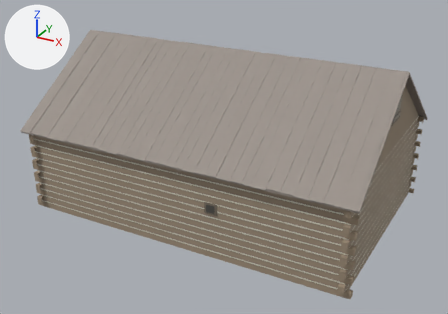
Before and after pictures for a commit that changed the glTF model chicago/4d/assets/web/fort_dearborn_big_barn__barn_1830.glb.
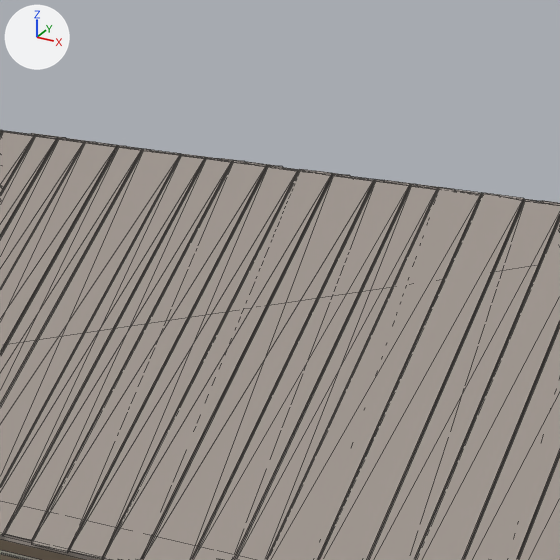
There are two pictures of each version: one whole from a 50 mm lens placed at (19.49, -18.16, 13.54), pointed at (7.36, 3.89, 2.52), one close up on the part from 38% to 78% of the width and 0% to 56% of the height. The lights are fixed; the arrows at upper left show +X, +Y and +Z. The older version's two pictures come first. The close-ups show mesh edges as thin lines. Where no turn or scale is listed for an object, it has been applied to the vertices. Vertices at exactly the same position are counted once.

In view in the first close-up: 'fort_dearborn_big_barn__barn_1830'.
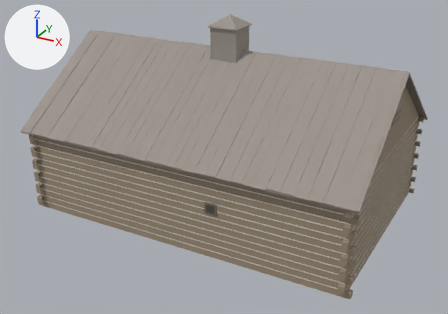
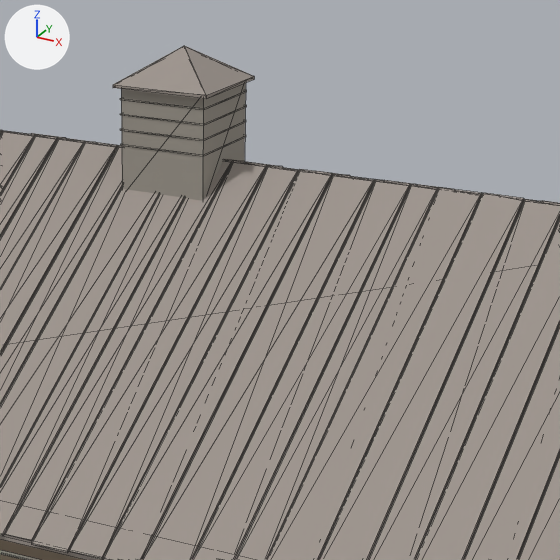
Where the newer file only moved an object's origin or applied its transform, the numbers keep the older frame.

Pixel boxes [x1, y1, x2, y2] of what changed, in the close-ups (560 x 560 px):
'fort_dearborn_big_barn__barn_1830', reshaped: before [0, 130, 560, 560]; after [0, 46, 560, 560]
part 1 of me_fort_dearborn_big_barn__barn_1830, added: after [113, 46, 254, 201]

The change, as a diff of the scene's bpy script:
```diff
--- a/chicago/4d/assets/web/fort_dearborn_big_barn__barn_1830.glb.py
+++ b/chicago/4d/assets/web/fort_dearborn_big_barn__barn_1830.glb.py
@@ me_fort_dearborn_big_barn__barn_1830 @@
 # used by ob_fort_dearborn_big_barn__barn_1830; location = (7.2, 4.7, 3.6)
-me_fort_dearborn_big_barn__barn_1830.from_pydata(...)  # 1354 vertices, 1470 faces; spans x -7.6..7.6, y -5.1..5.1, z -3.6..3.6
+me_fort_dearborn_big_barn__barn_1830.from_pydata(...)  # 1404 vertices, 1544 faces; spans x -7.6..7.6, y -5.1..5.1, z -3.6..5.0
+# me_fort_dearborn_big_barn__barn_1830 part 1
+# 30 vertices are added at x -0.7..0.7, y -0.7..0.7, z 3.1..5.0
+# 20 new vertices lie (0.0, 1.2, 0.0) away from vertices in x -0.6..0.6, y -0.6, z 3.1..4.6
+# 42 new faces join them, mat_board (grey #9d978d)
+# 32 new faces join them, mat_roof_board (grey #9e958e)
 me_fort_dearborn_big_barn__barn_1830.materials.append(mat_log)
```
